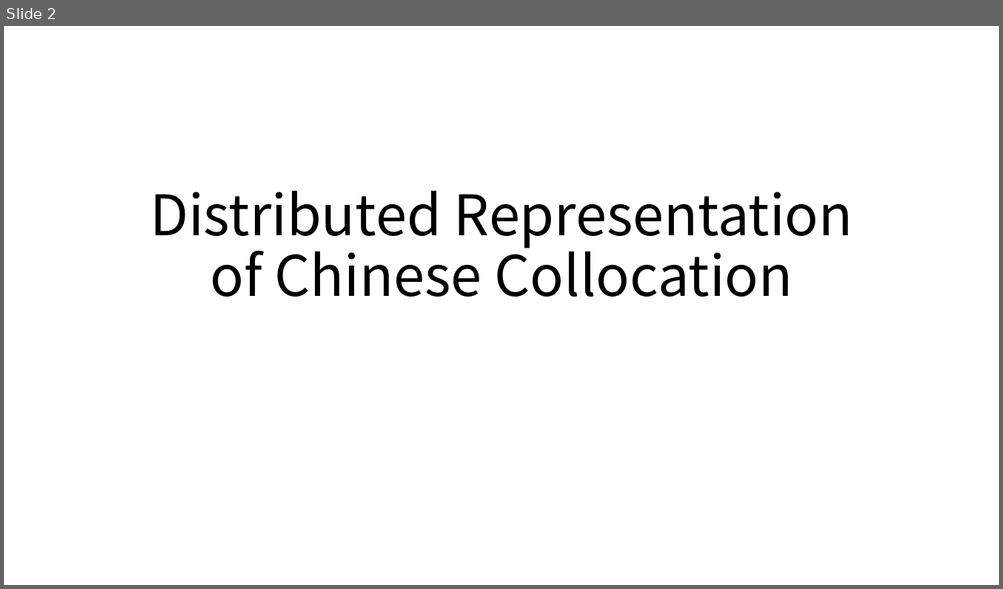
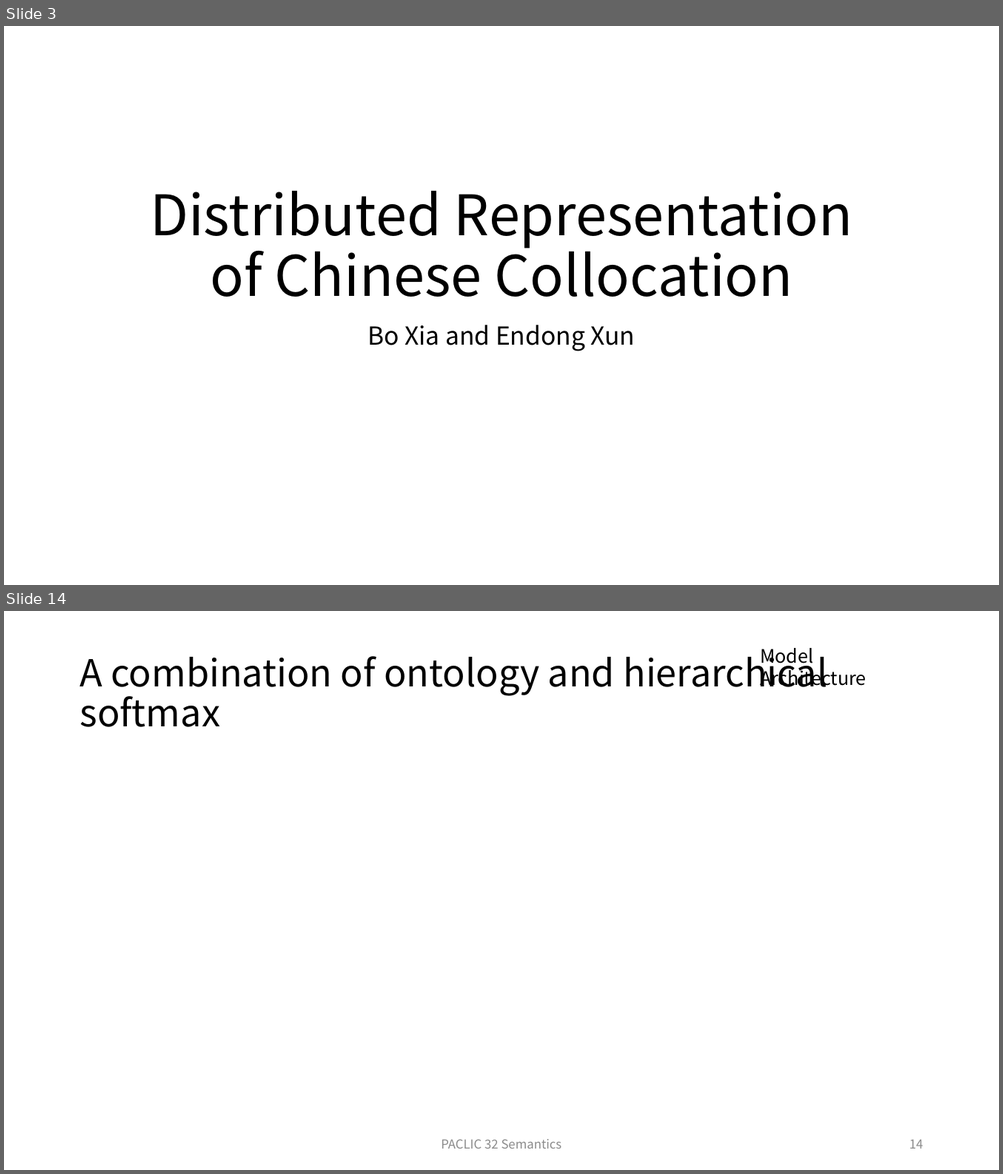
Before and after one commit to xiabo0816/Chinese_MWEs_Representation, a slide deck: PACLIC 32 Semantics session.pptx. Shown one above the other, each under a label of ours: slide 2 before the commit, slides 3 and 14 after it; the slides between them are not shown. The pictures are 1003x589 and 1003x1174 pixels, drawn with LibreOffice and Linux fonts; fonts in the diff are those of the drawing. Boxes give left, top, right and bottom in pixels: in the first picture for what was removed or moved away, otherwise in the second. Text is boxed around its words. In the diff, an @@ line names an element or a change of style, - is before the commit and + after.

```diff
--- a/PACLIC 32 Semantics session.pptx
+++ b/PACLIC 32 Semantics session.pptx
@@ slide 14 added at (x1=4, y1=611, x2=999, y2=1170), background #FFFFFF @@
@@ title added at (x1=79, y1=649, x2=827, y2=727), 36 pt, text #000000 @@
+A combination of ontology and hierarchical softmax
@@ text added at (x1=760, y1=648, x2=866, y2=687), 18 pt, text #000000 @@
+Model Architecture
@@ text added at (x1=441, y1=1139, x2=562, y2=1149), 12 pt, text #8C8C8C @@
+PACLIC 32 Semantics
@@ page number added at (x1=909, y1=1140, x2=923, y2=1149), 12 pt, text #8C8C8C @@
+14
@@ what was slide 2 is now slide 3 @@
@@ slide 3 changed as well @@
@@ subtitle added at (x1=368, y1=325, x2=635, y2=352), 24 pt, text #000000 @@
+Bo Xia and Endong Xun
```
Also in this commit, not shown: 1 other slide changed, 18 other slides added, 2 slides removed, 3 other files.
